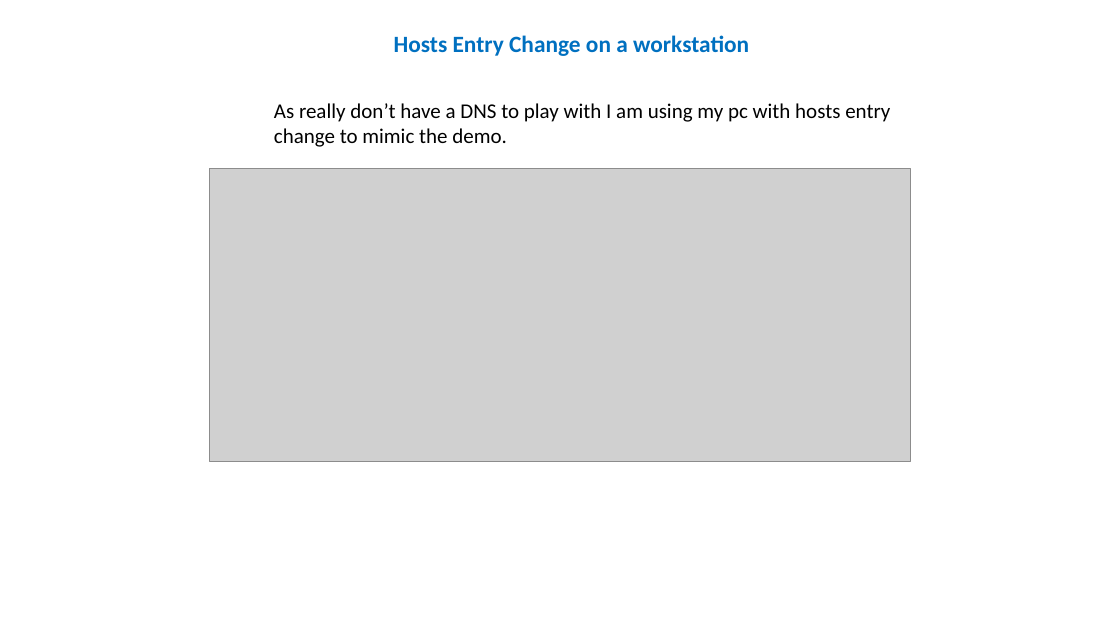
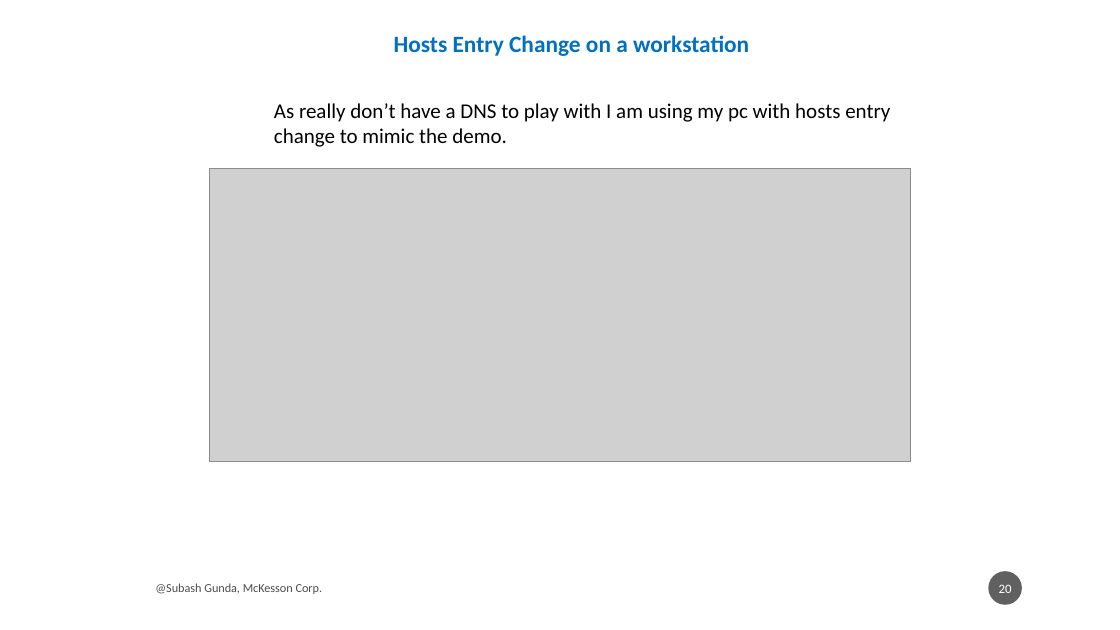
Before and after one commit to subhashgunda/deepazuremck, a slide deck: slide 20 of AzureTrafficManager_SubhashGunda.pptx. Drawn at 1120x630 pixels with LibreOffice and Linux fonts; fonts in the diff are those of the drawing; grey boxes stand for pictures. Boxes give left, top, right and bottom in pixels: in the first picture for what was removed or moved away, otherwise in the second. Text is boxed around its words. In the diff, an @@ line names an element or a change of style, - is before the commit and + after.

```diff
--- a/AzureTrafficManager_SubhashGunda.pptx
+++ b/AzureTrafficManager_SubhashGunda.pptx
@@ text added at bbox=[155, 583, 323, 594], 10.5 pt, text #000000 at 70% opacity @@
+@Subash Gunda, McKesson Corp.
@@ page number added at bbox=[989, 571, 1023, 605], fill #1D1D1D at 70% opacity, 11 pt, text #FFFFFF @@
+20
```
Also in this commit, not shown: 22 other slides changed, 6 slides added, 2 slides removed, 1 other file.
